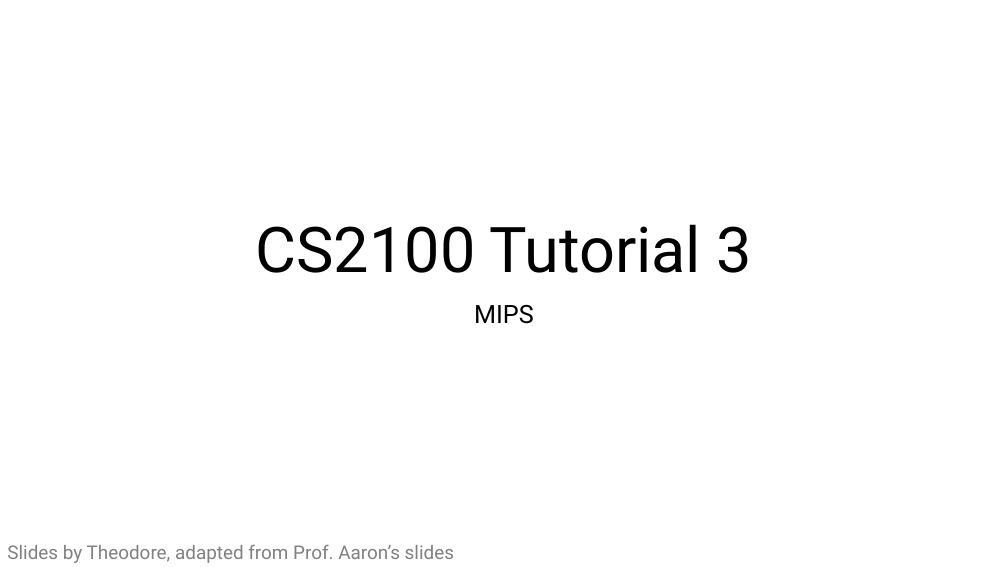
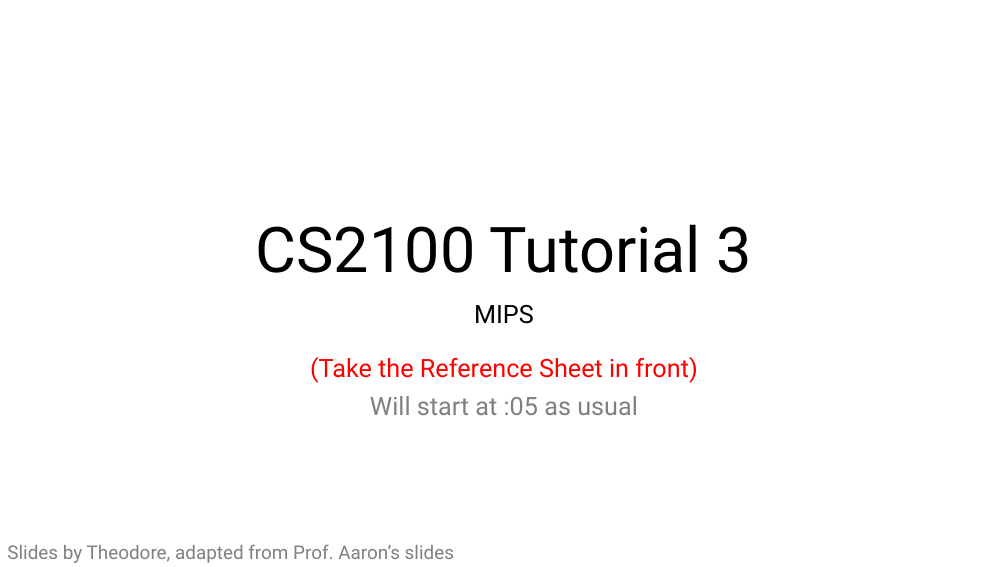
Before and after one commit to theodoreleebrant-acad/TA-2425S1-dev, a slide deck: slide 1 of CS2100/CS2100 Tutorial 3.pptx. Drawn at 1008x567 pixels with LibreOffice and Linux fonts; fonts in the diff are those of the drawing. Boxes give left, top, right and bottom in pixels: in the first picture for what was removed or moved away, otherwise in the second. Text is boxed around its words. In the diff, an @@ line names an element or a change of style, - is before the commit and + after.

```diff
--- a/CS2100/CS2100 Tutorial 3.pptx
+++ b/CS2100/CS2100 Tutorial 3.pptx
@@ subtitle at (310, 305, 697, 415): text changed; text colour #000000 to #FF0000 @@
-MIPS
+MIPS
+(Take the Reference Sheet in front)
+Will start at :05 as usual
```
Also in this commit, not shown: 4 other slides changed, 2 slides added, 9 other files.
